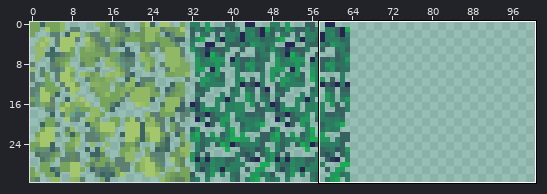
Edited in one commit: sprite sheet (Assets/Resources/transparent_atlas.png). The picture above shows the old version from afar; the outline marks the close-up.
Close-up. Before the edit:
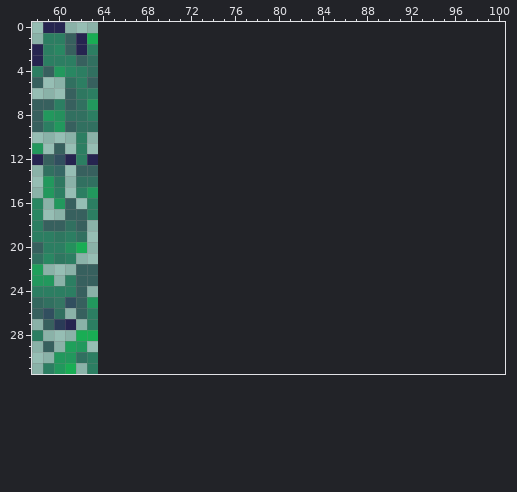
The file is 64x32 pixels. Colours within 5 levels of each other are drawn and written as one. Shown: x 58..100, y 0..31. The old version is drawn lined up with the new one, on the new canvas. The wide view leaves out empty margins.
After the commit:
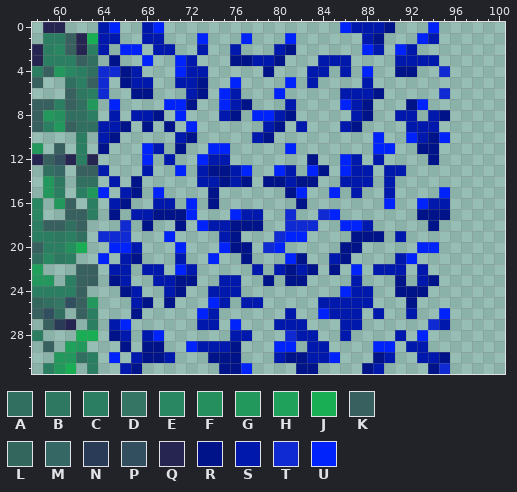
Palette (. is transparent): A #317060  B #2e7760  C #2c7e62  D #347663  E #298762  F #25905d  G #22985d  H #1fa05b  J #19ad54  K #37605e  L #33675e  M #356764  N #2a3b57  P #314f5f  Q #262450  R #001388  S #0018ac  T #0f2ad2  U #0023fc
Difference:
canvas 64x32 -> 128x32
@@ x 58..100 @@
- 0 .QQ........................................
- 1 .CCKQJ.....................................
- 2 QCEKQC.....................................
- 3 QCCCKA.....................................
- 4 CKGECA.....................................
- 5 K..ACK.....................................
- 6 ...KBC.....................................
- 7 KKCKAG.....................................
- 8 KGFAAC.....................................
- 9 KCGKAA.....................................
-10 ....C......................................
-11 G.K.C......................................
-12 QKPQCQ.....................................
-13 .AM.KK.....................................
-14 .GB.AA.....................................
-15 .GC.CG.....................................
-16 E.GK.C.....................................
-17 E..KKC.....................................
-18 CKKAK......................................
-19 CCBCA......................................
-20 KCCFJ......................................
-21 AEBC.......................................
-22 H...KK.....................................
-23 GG.CKK.....................................
-24 CCCCK......................................
-25 LADPKG.....................................
-26 KPA.KC.....................................
-27 .KNQ.C.....................................
-28 C...JJ.....................................
-29 .K.HG......................................
-30 ..GGAC.....................................
-31 .CGJ.C.....................................
+ 0 .QQ...SU..SU................USSSR...U......
+ 1 .CCKQJSS..SS...U...U...U......SR...US......
+ 2 QCEKQCS.UU.SS..S..S...SR......US.US........
+ 3 QCCCKA.R..U..US...RRSSR...SSS....SSSS......
+ 4 CKGECATTRS...USS.....R...SS.S.U..RR..T.....
+ 5 K..ACKT.RSS..SSR..U....U.S....S............
+ 6 ...KBCT..RR...SR.US...U.....SSSR.....T.....
+ 7 KKCKAG.U....UUR..USR...S....USR...RU.......
+ 8 KGFAAC.S.SSR.U...SR.UUSR.....SR..SS.SR.....
+ 9 KCGKAASSR.R.R.U......SR.S...SR....SSS......
+10 ....C.SR.....SR.....SR.........U..USRU.....
+11 G.K.C.R...US.R..UU.....U.......UU..RR......
+12 QKPQCQ....U.S..USS.......R..US.S....R......
+13 .AM.KKS...S..U.SRRSU..US.UR.USS.SS.........
+14 .GB.AA.S.R.....SSRSR.RRSRR..SSS.S..........
+15 .GC.CGU.SR.U....R......RU..U.S..S....U.....
+16 E.GK.C.SR..SS.U.R.......R.......U..USS.....
+17 E..KKC.R.SSRRRU...USS..T..TU.......RRR.....
+18 CKKAK...T.R..R.USSRRR..TTT..UUS.....R......
+19 CCBCA.TTT...U....SR...TUU....RRR.S.........
+20 KCCFJ..UUS...U...URR.TU.....RR.....UU......
+21 AEBC..U.SR...S..U..R...UR..SR....SU........
+22 H...KK.SS.SS.US.....S.SRSR.R.U.SSS.S.......
+23 GG.CKK.RS..SSRR..SS..R.RR....S...R.SR......
+24 CCCCK...RS..SR..SSS.........USS..RRR.......
+25 LADPKG...SR.R...US.SS.....SSSSS...R........
+26 KPA.KC...R.....US......S..USSS.S..S..U.....
+27 .KNQ.C.SU......SS.U...SSS...SS......TS.....
+28 C...JJ.RS.SU......SS...TSS..S....S.U.......
+29 .K.HG...R.RR..USSSR...UU.SS....UU.SS.......
+30 ..GGAC.U.SRRS...RRR...SRRSSU...RS..SSR.....
+31 .CGJ.C..SR.......RRU....RR....RS....RT.....
Pixel boxes of the changes (left, top, right, bottom) in both close-ups:
added: (98, 22, 450, 374)
